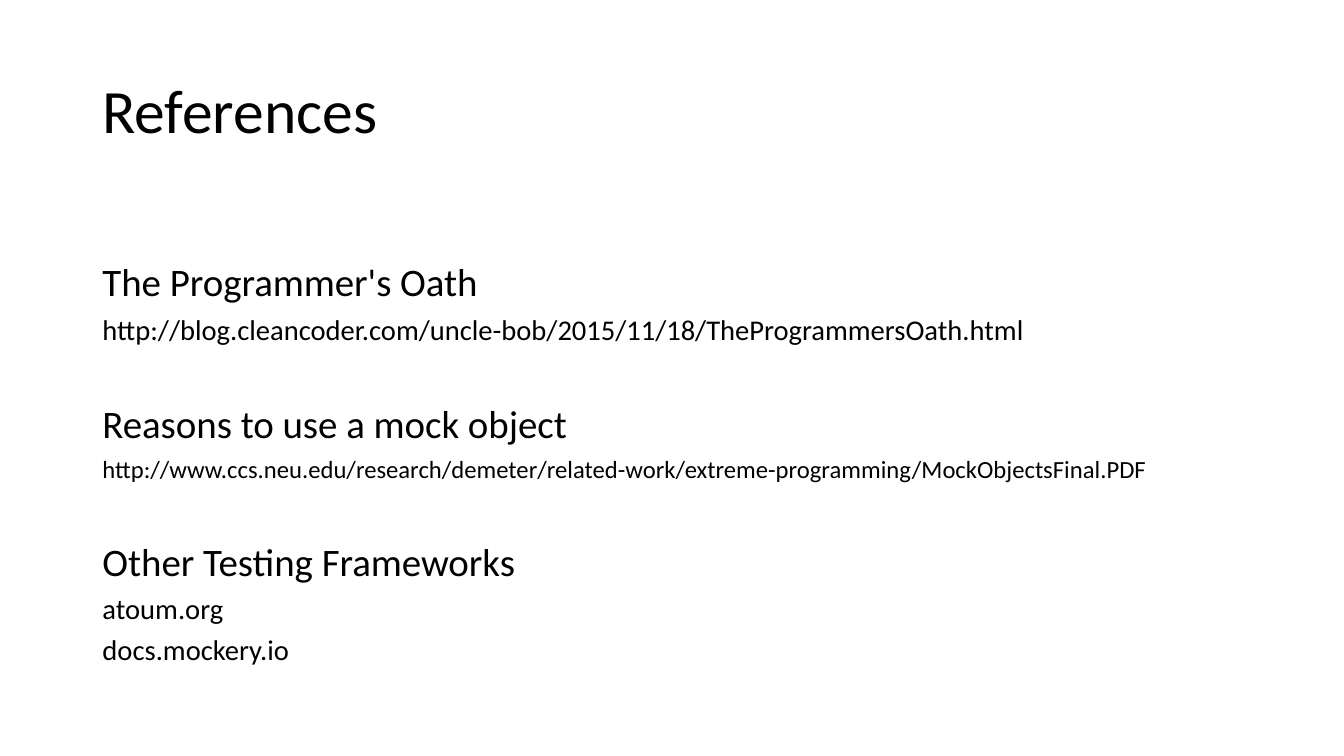
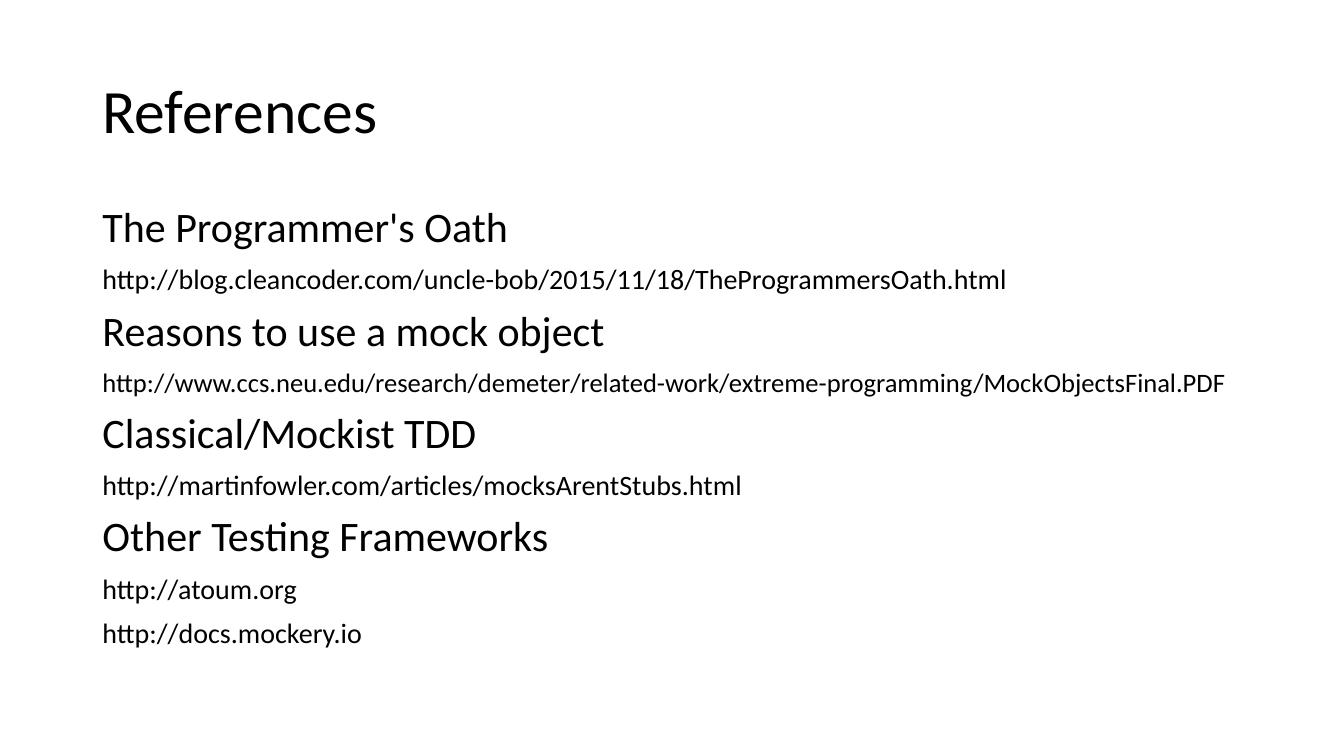
Before and after one commit to docljn/phpunit-or-prophecy-for-mocks, a slide deck: slide 56 of Creating Unit Test Mocks - PHPUnit or Prophecy.pptx. Drawn at 1344x756 pixels with LibreOffice and Linux fonts; fonts in the diff are those of the drawing. Boxes give left, top, right and bottom in pixels: in the first picture for what was removed or moved away, otherwise in the second. Text is boxed around its words. In the diff, an @@ line names an element or a change of style, - is before the commit and + after.

```diff
--- a/Creating Unit Test Mocks - PHPUnit or Prophecy.pptx
+++ b/Creating Unit Test Mocks - PHPUnit or Prophecy.pptx
@@ text at (x1=102, y1=213, x2=1224, y2=559): size 27.8 to 30 pt in "The Programmer's Oath", "Reasons to use a mock object", "Other Testing Frameworks"; size 20.4 to 20 pt in "http://blog.cleancoder.com/uncle-bob/2015/11/18/TheProgramme ..."; size 17.6 to 19 pt in "http://www.ccs.neu.edu/research/demeter/related-work/extreme ..."; line spacing 0.8 to 0.9 @@
@@ text at (x1=102, y1=419, x2=741, y2=500): paragraphs added @@
+Classical/Mockist TDD
+http://martinfowler.com/articles/mocksArentStubs.html
@@ text at (x1=102, y1=579, x2=361, y2=648): text changed; size 20.4 to 20 pt @@
-atoum.org
-docs.mockery.io
+http://atoum.org
+http://docs.mockery.io
```
Also in this commit, not shown: 3 other files.
